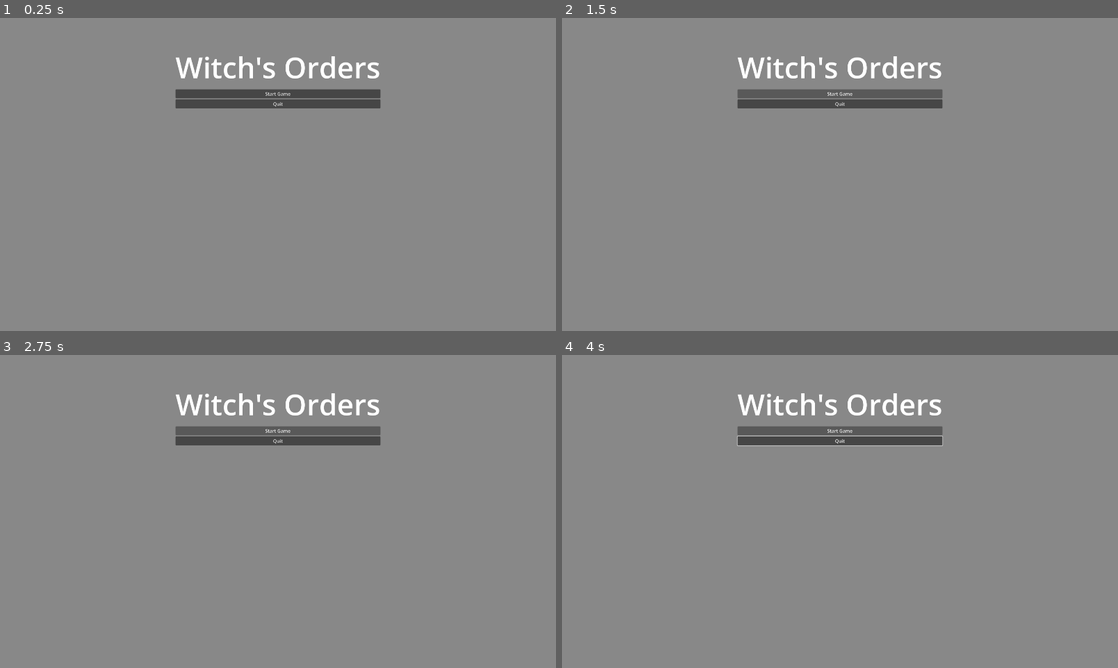
Above: before the commit, frames 1-4 (two rows, left to right).
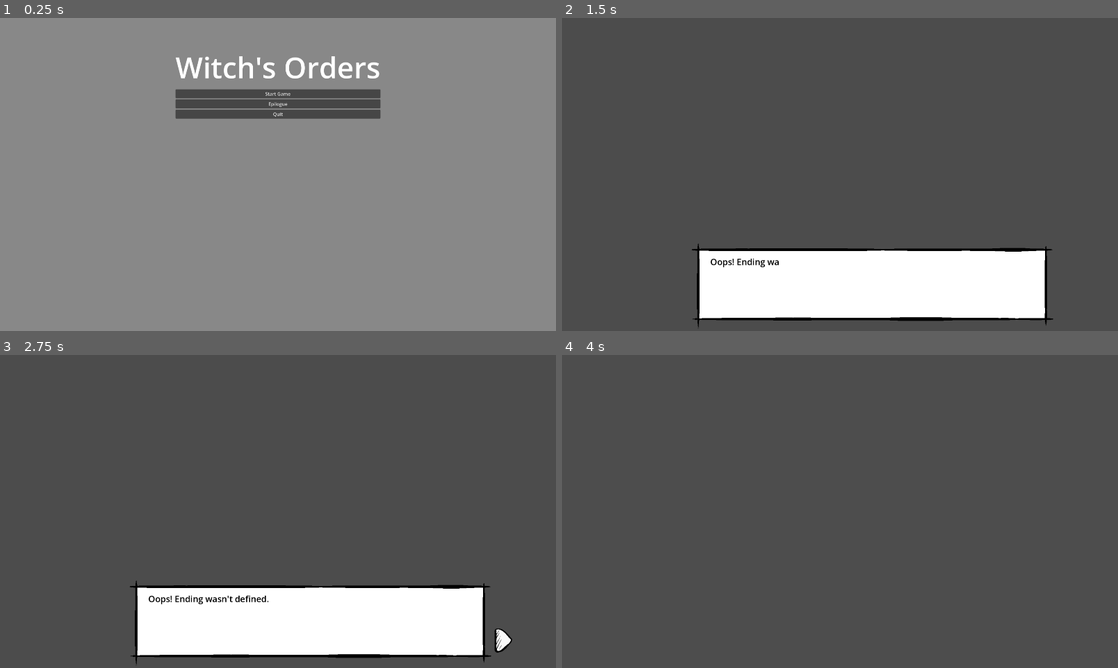
Above: after the commit, the same moments.

Repository: Jigamaree/Witchs-Orders
Game: Godot game, scene res://Scenes/AssetScenes/MainMenu.tscn
Same seed, same stepped clock (60 frames per second), same inputs: the game is played once before the commit and once after it. This scene is started directly instead of the project's main scene.
Inputs (mouse positions are in pixels of both pictures, inside the frame that each line leads up to):
- Up to frame 1 (0.25 s): no input
- Up to frame 2 (1.5 s): click (840, 102) at 0.5 s, where only the run after the commit has a clickable "Epilogue"; click (840, 93) at 1.25 s, where only the run before the commit has a clickable "Start Game"
- Up to frame 3 (2.75 s): click (278, 430) at 2 s, where only the run before the commit has a clickable "Start Game"
- Up to frame 4 (4 s): tap Enter (ui_accept) at 2.75, 3.6, 3.77 s; hold Right (ui_right) 2.78-3.53 s; hold Enter (ui_accept) 2.78-3.53 s; hold Down (ui_down) from 3.53 s (still down)

The runs differ from the first frame. In frame 1, 1.1% of the frame differs, in the area x 31-69%, y 26-33%; in frame 2, 98%; in frame 3, 98%; in frame 4, 98%, in the area x 0-100%, y 0-100%.

Commit message:
Lol i overcomplicated how to do the ending stuff - can now go to (placeholder) epilogue.

Diff:
--- a/Scenes/AssetScenes/MainMenu.tscn
+++ b/Scenes/AssetScenes/MainMenu.tscn
@@ -1,4 +1,6 @@
 [gd_scene format=3 uid="uid://br4w8eibnxvob"]
+
+[ext_resource type="Script" uid="uid://cgjk781empu67" path="res://Scripts/MainMenu.gd" id="1_yjivs"]
 
 [sub_resource type="LabelSettings" id="LabelSettings_nhr3y"]
 font_size = 100
@@ -10,6 +12,7 @@
 anchor_bottom = 1.0
 grow_horizontal = 2
 grow_vertical = 2
+script = ExtResource("1_yjivs")
 
 [node name="ColorRect" type="ColorRect" parent="." unique_id=1936050943]
 layout_mode = 1
@@ -47,6 +50,12 @@
 layout_mode = 2
 text = "Start Game"
 
+[node name="Epilogue" type="Button" parent="MarginContainer/VBoxContainer" unique_id=1846682678]
+layout_mode = 2
+text = "Epilogue"
+
 [node name="Quit" type="Button" parent="MarginContainer/VBoxContainer" unique_id=1264639478]
 layout_mode = 2
 text = "Quit"
+
+[connection signal="pressed" from="MarginContainer/VBoxContainer/Epilogue" to="." method="_on_epilogue_pressed"]
--- a/Scenes/Epilogue Scenes/epilogue_hard.gd
+++ b/Scenes/Epilogue Scenes/epilogue_hard.gd
@@ -15,7 +15,11 @@
 	GlobalVariables.quickCountdown.connect(_quick_countdown)
 	#else call player spawn on fallback place
 	#want a method in here that loads room-specific flags in here and applies that to objects if possible!
-	_on_start_dialogue("Captured")
+	if SaveManager.getSaveVariable("finalEnding"):
+		_on_start_dialogue("Captured")
+
+	else:
+		_on_start_dialogue("")
 
 func _input(event: InputEvent) -> void:
 	if event.is_action_pressed("ui_up"):
--- a/Scenes/Epilogue Scenes/scripts_hard_endings.gd
+++ b/Scenes/Epilogue Scenes/scripts_hard_endings.gd
@@ -5,7 +5,7 @@
 static var endingsDict = {
 	"":
 	{
-		1: { "speaker": "none", "dialogue": "Box munching dialogue goes here.", "end": true }
+		1: { "speaker": "none", "dialogue": "Oops! Ending wasn't defined.", "end": true }
 	},
 
 	#Ending 1 - Captured. Leave the witch's house. True bad end.
--- a/Scripts/DialogueSystem/_DialogueSystem.gd
+++ b/Scripts/DialogueSystem/_DialogueSystem.gd
@@ -271,9 +271,8 @@
 
 		elif conv[index].has("playEnding"):
 			print("this will go to ending when i figure out wtf")
-			#putIntoMotionEnding(_ending)
-			GlobalVariables.startRegularGameplay.emit()
-			queue_free()
+			SaveManager.setSaveVariable("finalEnding", conv[index].get("playEnding", null))
+			get_tree().change_scene_to_file("res://Scenes/Epilogue Scenes/Epilogue_Hard.tscn")
 
 	else:
 		dialogue.visible_characters = len(dialogue.text)
--- /dev/null
+++ b/Scripts/MainMenu.gd
@@ -0,0 +1,4 @@
+extends Control
+
+func _on_epilogue_pressed() -> void:
+	get_tree().change_scene_to_file("res://Scenes/Epilogue Scenes/Epilogue_Hard.tscn")
--- a/_SaveData/SaveData_CurrentGame.gd
+++ b/_SaveData/SaveData_CurrentGame.gd
@@ -53,6 +53,8 @@
 	"corruptionPoints_Cow": 0,
 	"corruptionPoints_Demon": 0,
 	"corruptionPoints_Pet": 0,
+
+	"finalEnding": null
 }
 
 var current_save_data_dictionary: Dictionary
Not shown, added: Scripts/MainMenu.gd.uid
